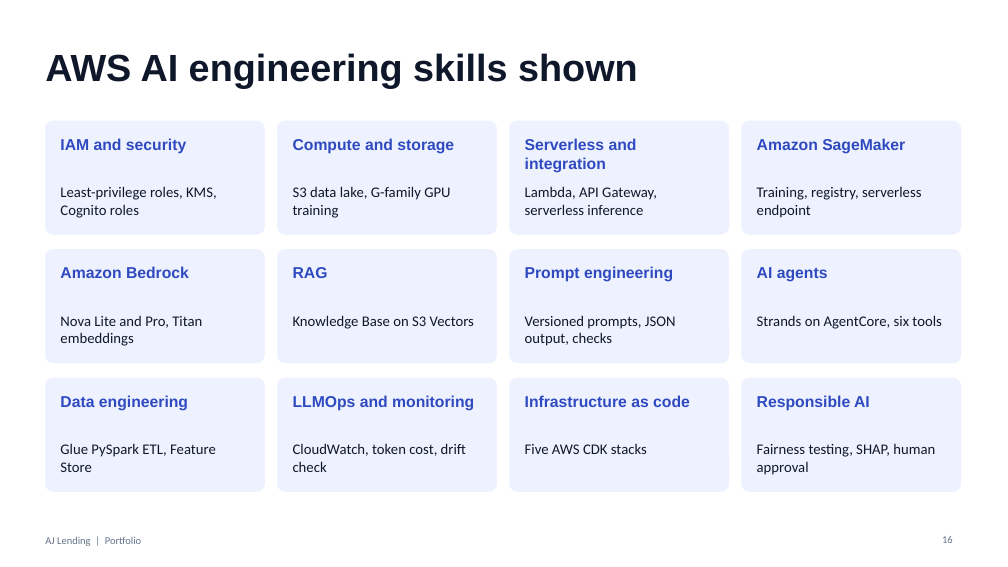
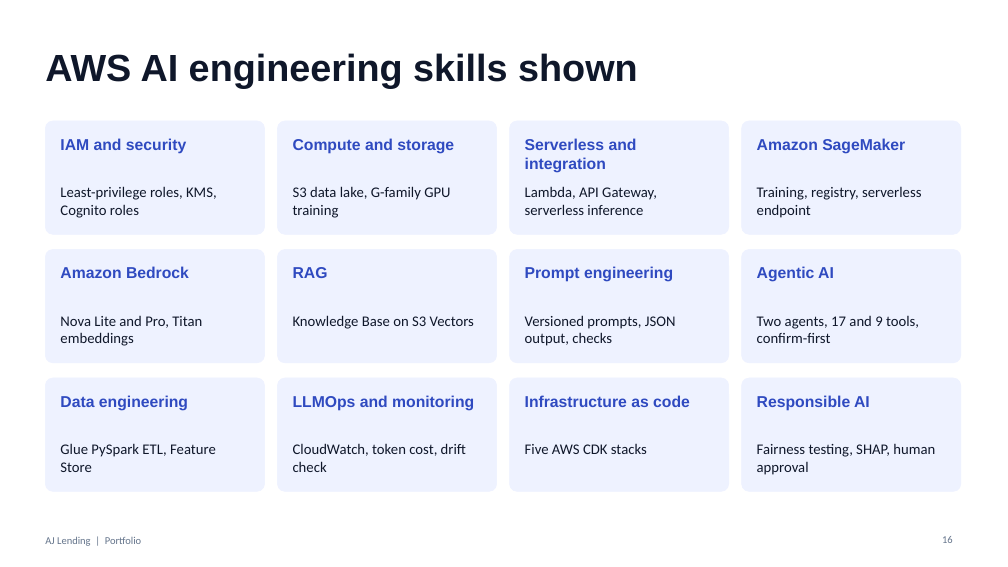
Before and after one commit to jyothsnaanne/AJ-Lending-showcase-, a slide deck: slide 16 of docs/AJ_Lending_Portfolio.pptx. Drawn at 1008x567 pixels with LibreOffice and Linux fonts; fonts in the diff are those of the drawing. Boxes give left, top, right and bottom in pixels: in the first picture for what was removed or moved away, otherwise in the second. Text is boxed around its words. In the diff, an @@ line names an element or a change of style, - is before the commit and + after.

```diff
--- a/docs/AJ_Lending_Portfolio.pptx
+++ b/docs/AJ_Lending_Portfolio.pptx
@@ text at (757,266,834,282): text changed @@
-AI agents
+Agentic AI
@@ text at (757,316,919,343): text changed @@
-Strands on AgentCore, six tools
+Two agents, 17 and 9 tools, confirm-first
```
Also in this commit, not shown: 5 other slides changed, 2 slides added, 2 slides removed, 2 other files.
